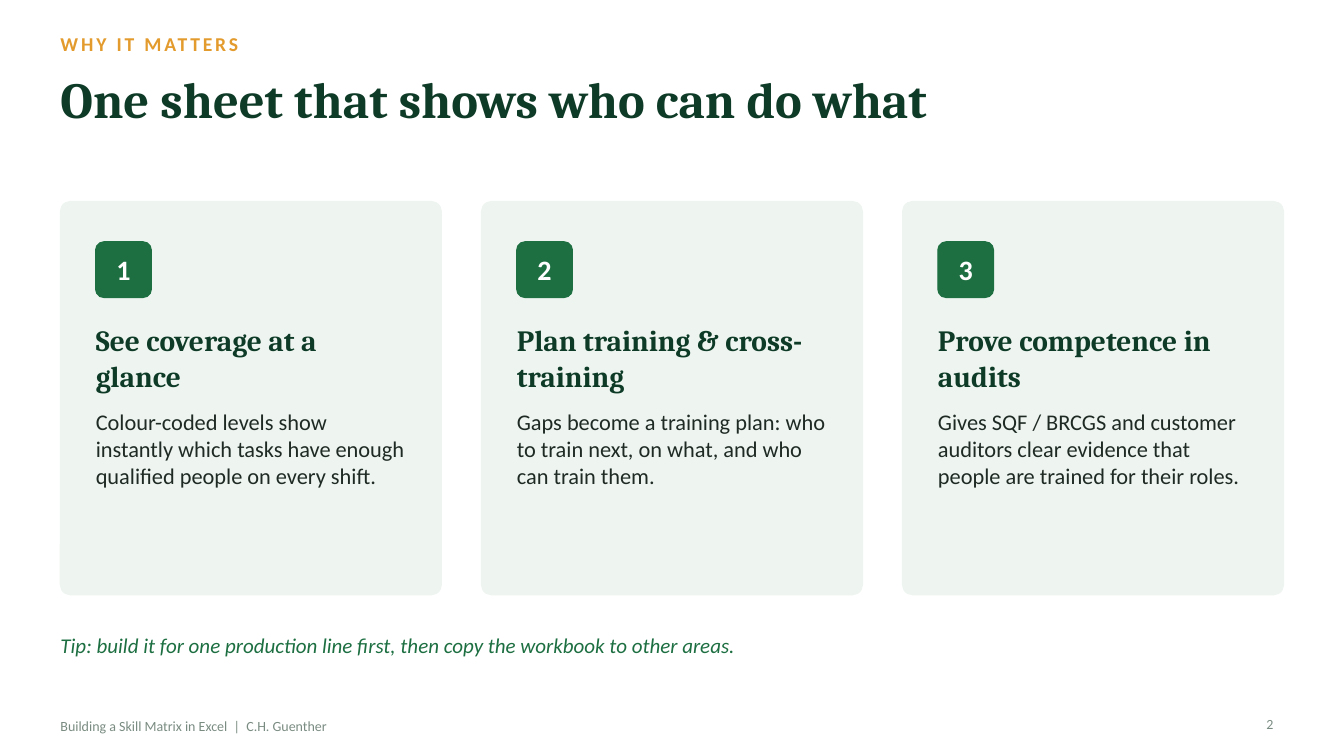
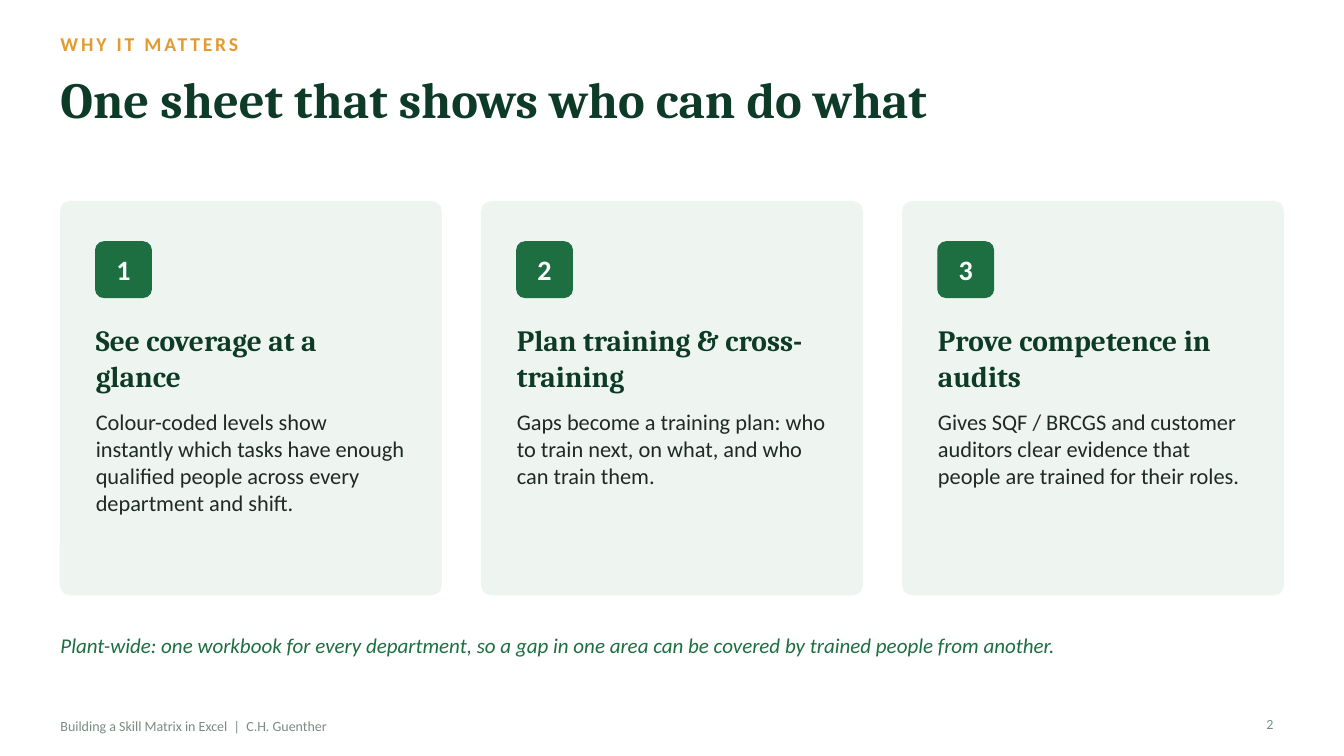
Before and after one commit to mabendeh/QMS_System1, a slide deck: slide 2 of docs/skill_matrix_guide/Skill_Matrix_Excel_Guide_CH_Guenther.pptx. Drawn at 1344x756 pixels with LibreOffice and Linux fonts; fonts in the diff are those of the drawing. Boxes give left, top, right and bottom in pixels: in the first picture for what was removed or moved away, otherwise in the second. Text is boxed around its words. In the diff, an @@ line names an element or a change of style, - is before the commit and + after.

```diff
--- a/docs/skill_matrix_guide/Skill_Matrix_Excel_Guide_CH_Guenther.pptx
+++ b/docs/skill_matrix_guide/Skill_Matrix_Excel_Guide_CH_Guenther.pptx
@@ text at box(96, 414, 405, 515): text changed @@
-Colour-coded levels show instantly which tasks have enough qualified people on every shift.
+Colour-coded levels show instantly which tasks have enough qualified people across every department and shift.
@@ text at box(60, 638, 1055, 657): text changed @@
-Tip: build it for one production line first, then copy the workbook to other areas.
+Plant-wide: one workbook for every department, so a gap in one area can be covered by trained people from another.
```
Also in this commit, not shown: 9 other slides changed, 1 slide added, 1 other file.
